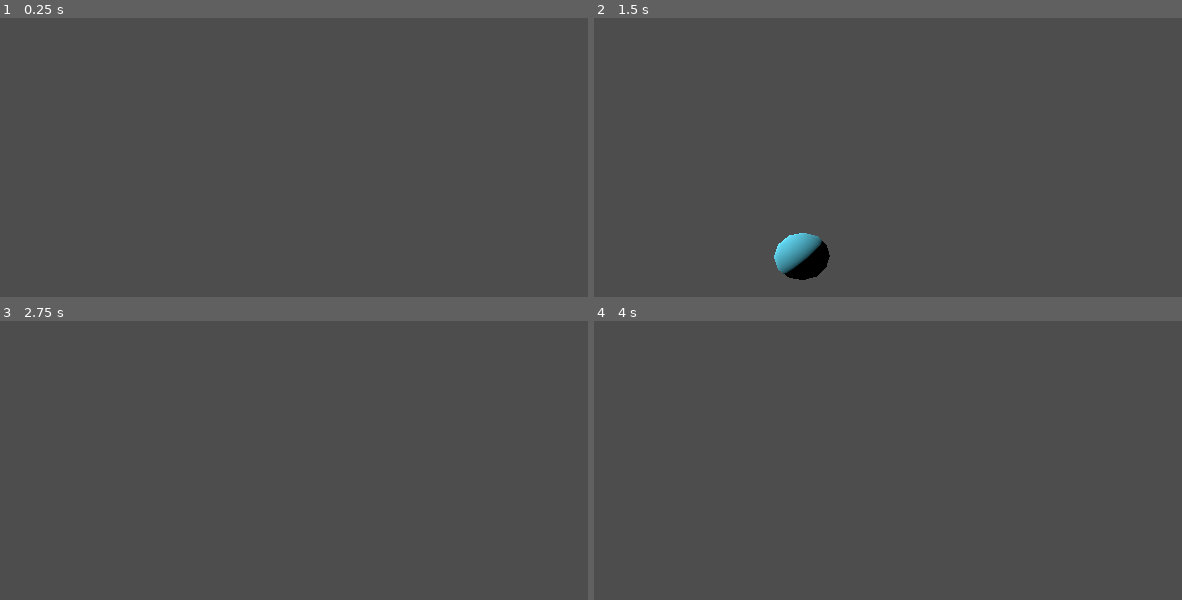
Above: before the commit, frames 1-4 (two rows, left to right).
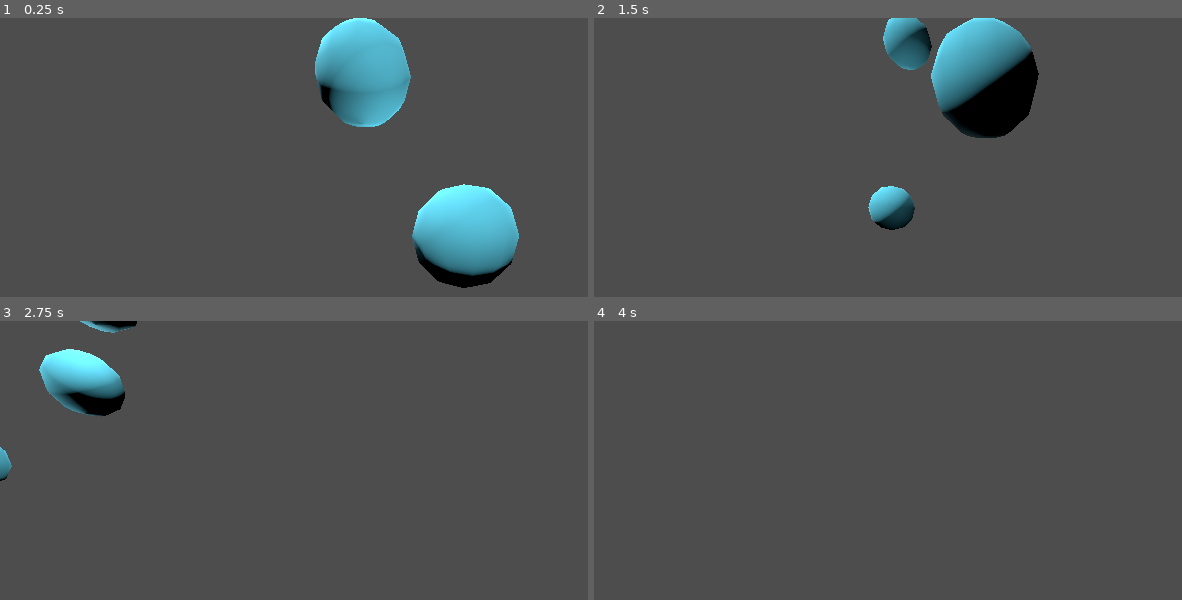
Above: after the commit, the same moments.

Repository: MCommander2088/S.T.A.R.S.
Game: Godot game, scene res://world.tscn
The game is run twice, just before and just after one commit, with the same random seed, the same clock (stepped at 60 frames per second) and the same inputs.
Inputs:
- Up to frame 1 (0.25 s): no input
- Up to frame 2 (1.5 s): tap Enter at 0.5, 0.6 s; hold D (move_right) 0.53-1.28 s; hold Q 0.53-1.28 s; hold S (move_back) from 1.28 s (still down); tap Q at 1.35 s
- Up to frame 3 (2.75 s): tap E at 1.55 s; release S (move_back) at 2.03 s; hold D (move_right) from 2.03 s (still down); hold E from 2.03 s (still down); tap Enter at 2.3 s
- Up to frame 4 (4 s): release D (move_right) at 2.78 s; release E at 2.78 s; hold W (move_forward) 2.78-3.53 s; tap Shift (shift) at 2.85 s; tap Q at 3.05 s; tap Space at 3.5 s; hold A (move_left) from 3.53 s (still down); hold E from 3.53 s (still down); tap Enter at 3.6 s

The runs differ from the first frame. In frame 1, 10% of the frame differs, in the area x 53-89%, y 0-97%; in frame 2, 9.5%; in frame 3, 3.0%; in frame 4, nothing differs.

Commit message:
1.0.2 update

Diff:
--- a/camera.tscn
+++ b/camera.tscn
@@ -6,4 +6,5 @@
 script = ExtResource("1_2b2oh")
 
 [node name="Camera3D" type="Camera3D" parent="."]
+transform = Transform3D(1, 0, 0, 0, 1, 0, 0, 0, 1, 0, 0, 2)
 current = true
--- a/console.gd
+++ b/console.gd
@@ -19,11 +19,11 @@
 
 func _input(event):
 	if event is InputEventKey:
-		if event.pressed and event.keycode == KEY_ESCAPE:
-			if Input.mouse_mode == Input.MOUSE_MODE_CAPTURED:
-				Input.mouse_mode == Input.MOUSE_MODE_VISIBLE
-			else:
-				Input.mouse_mode == Input.MOUSE_MODE_CAPTURED
+		#if event.pressed and event.keycode == KEY_ESCAPE:
+		#	if Input.mouse_mode == Input.MOUSE_MODE_CAPTURED:
+		#		Input.mouse_mode == Input.MOUSE_MODE_VISIBLE
+		#	else:
+		#		Input.mouse_mode == Input.MOUSE_MODE_CAPTURED
 		if event.pressed and event.keycode == KEY_QUOTELEFT:
 			toggle_menu()
 		if event.pressed and event.keycode == KEY_UP:
@@ -36,28 +36,39 @@
 				textedit.text = coms[c_i]
 		if event.pressed and event.keycode == KEY_ENTER:
 			c_i = 0
-			command(textedit.text.split("\n")[0])
+			var command_full = textedit.text.split("\n")[0]
+			if ";" in command_full:
+				for com in command_full.split(";"):
+					command(com)
+			else:
+				command(command_full)
 			textedit.text = ""
 
 
 func toggle_menu():
 	is_menu_open = not is_menu_open  # 反转菜单状态
 	self.visible = is_menu_open  # 根据状态显示或隐藏菜单
-	if self.visible:
-		Input.mouse_mode == Input.MOUSE_MODE_VISIBLE
-	else:
-		Input.mouse_mode == Input.MOUSE_MODE_CAPTURED
+	#if self.visible:
+	#	Input.mouse_mode == Input.MOUSE_MODE_VISIBLE
+	#else:
+	#	Input.mouse_mode == Input.MOUSE_MODE_CAPTURED
 
 func command(com) -> void:
 	coms.append(com)
 	label.text += "\n>"+com
 	if not " " in com:
+		if str(com) == "quit":
+			get_tree().quit()
 		if str(com) == "cls":
 			label.text = ""
 		if str(com) == "list":
 			log_info("all objects:")
 			for obj in world.objs:
 				log_info(obj)
+		if str(com) == "delete_all":
+			world.delete_all()
+			log_info("deleted all objects")
+
 	else:
 		com = com.split(" ")
 		print(com)
@@ -78,6 +89,12 @@
 		if com[0] == "speed":
 			world.speed = float(com[1])
 
+		if com[0] == "camera":
+			if com[1] == "free":
+				world.camera_statue = "free"
+			elif com[1] == "follow":
+				world.camera_statue = com[2]
+
 func log_info(text):
 	label.text += "\n[info] "+str(text)
 func log_error(text):
--- a/object.gd
+++ b/object.gd
@@ -1,6 +1,6 @@
 extends CharacterBody3D
 
-@onready var parent = $"../"
+@onready var parent = $"../../"
 @onready var selfname = $".".name
 var velocity0: Vector3 = Vector3(0,0,0)
 var mass = 100
@@ -10,7 +10,9 @@
 
 func _ready() -> void:
 	print("a new object is added,root name: "+selfname)
-	print("delete "+selfname)
+	print("camera follow "+selfname)
+	var i = 1
+	self.scale = Vector3(i,i,i)
 	self.velocity = velocity0
 	move_and_slide()
 
@@ -19,17 +21,15 @@
 	var speed = parent.speed
 	for obj in parent.objs:
 		if obj != selfname:
-
 			var distance = self.global_transform.origin.distance_to(get_node("../"+obj).global_transform.origin)
 			var direction: Vector3 = self.global_transform.origin - get_node("../"+obj).global_transform.origin
 			var a_direction: Vector3 = -direction.normalized() * caculate_gravity(get_node("../"+obj).mass,distance)
-			if not a_direction.normalized().length() * delta * speed == NAN:
-				self.velocity += a_direction.normalized() * delta * speed
-				move_and_slide()
-			else:
-				printerr("error")
+			self.velocity += a_direction.normalized() * delta * speed
+	move_and_slide()
 
 
 
 func caculate_gravity(target_mass,target_distance) -> float:
-	return (G*int(target_mass)/(int(target_distance)*int(target_distance)))
+	if target_distance == 0:
+		return 0
+	return (G*float(target_mass)/(float(target_distance)*float(target_distance)))
--- a/project.godot
+++ b/project.godot
@@ -22,6 +22,10 @@
 run/max_fps=60
 boot_splash/bg_color=Color(0.174499, 0.43194, 0.701783, 1)
 config/icon="res://icon.svg"
+
+[dotnet]
+
+project/assembly_name="S.T.A.R.S."
 
 [input]
 
--- a/world.gd
+++ b/world.gd
@@ -1,6 +1,9 @@
 extends Node3D
 
 @onready var world = $"."
+@onready var camera = $Camera
+
+var camera_statue = "free"
 
 var uninst_obj = preload("res://object.tscn")
 
@@ -9,6 +12,8 @@
 var speed = 1.0
 
 func new_obj(x,y,z,v0x,v0y,v0z,mass) -> void:
+	var objects_node = get_node("./objects")
+
 	var object = uninst_obj.instantiate()
 	var obj_name = "obj_"+str(randi()).substr(0, 8)
 
@@ -27,15 +32,20 @@
 	object.velocity0 = Vector3(int(v0x),int(v0y),int(v0z))
 
 	object.mass = mass
-	world.add_child(object)
+	objects_node.add_child(object)
 
 func _ready() -> void:
 	var N3D = Node3D.new()
 	N3D.name = "objects"
 	world.add_child(N3D)
-	new_obj(0,-2,0,2,0,1,100)
-	new_obj(0,2,0,-2,-1,0,20)
+	new_obj(0,0,0,2,0,1,120)
+	new_obj(0,2,0,-2,-1,0,10)
 	new_obj(-2,3,0,-1,2,0,300)
+
+func _process(delta: float) -> void:
+	if not camera_statue == "free":
+		if not typeof(get_node("objects/"+camera_statue)) == 24:
+			camera.position = get_node("objects/"+camera_statue).position
 
 func delete(obj_name):
 	# 检查元素是否在数组中并删除
@@ -44,3 +54,10 @@
 	else:
 		return false
 	get_node(obj_name).queue_free()
+
+func delete_all():
+	get_node("objects").queue_free()
+	var N3DD = Node3D.new()
+	N3DD.name = "objects"
+	world.add_child(N3DD)
+	objs = []
Not shown, changed: export_presets.cfg
Not shown: 1 places in world.tscn that only renumber resources
